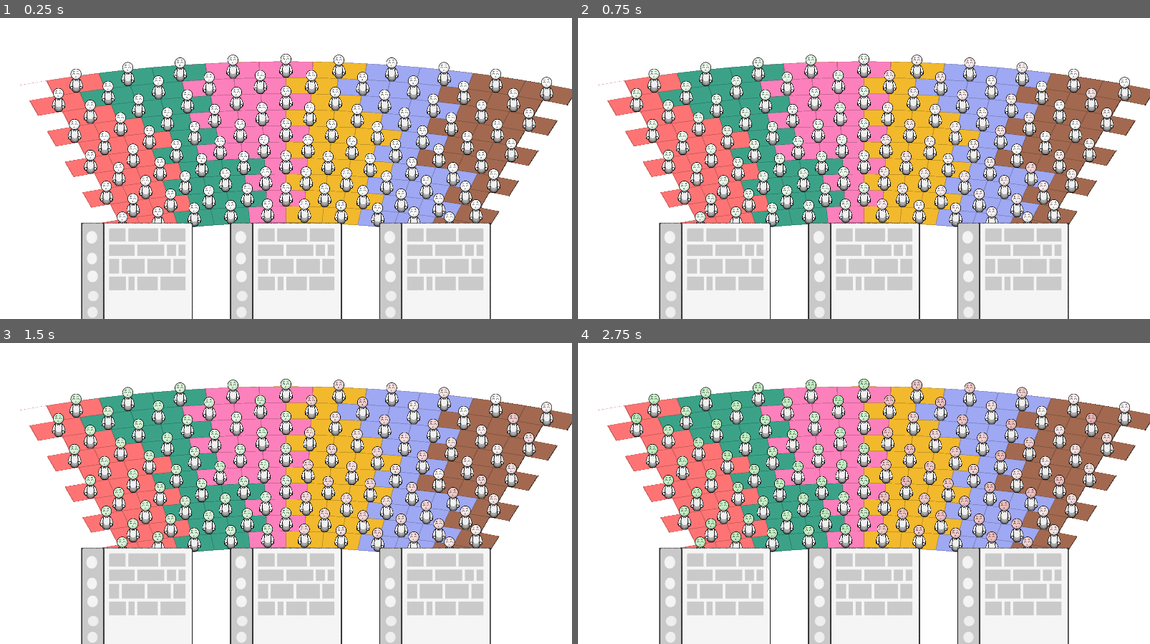
Above: before the commit, frames 1-4 (two rows, left to right).
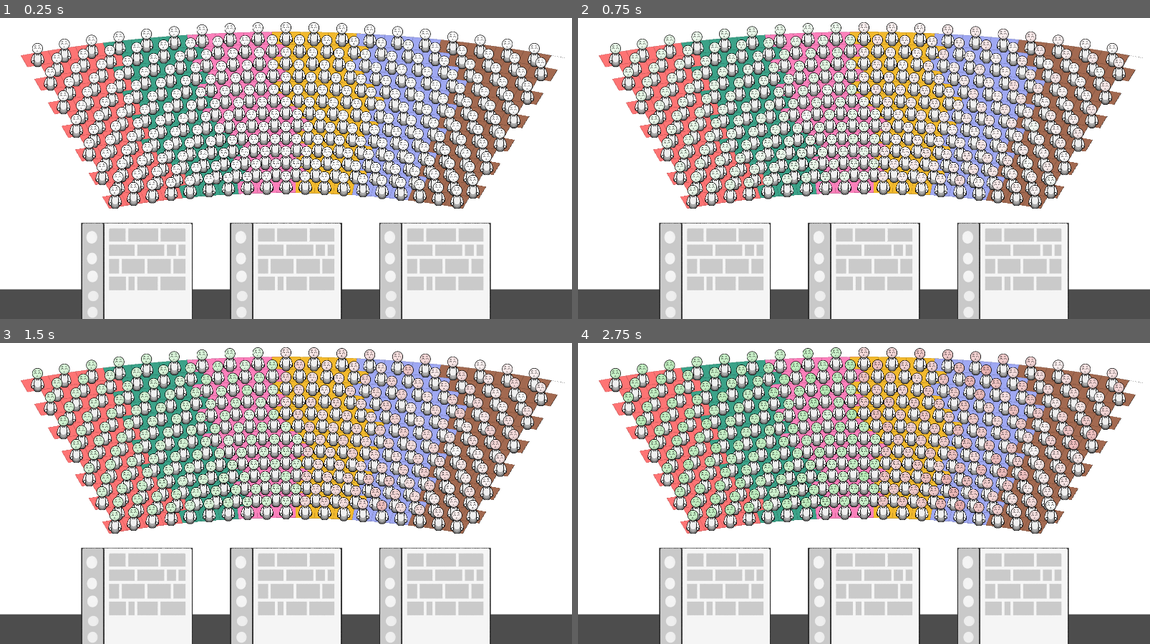
Above: after the commit, the same moments.

Repository: remimorvan/assemblee-nationale-simulator
Game: Godot game, scene res://scenes/game.tscn
The game is run twice, just before and just after one commit, with the same random seed, the same clock (stepped at 60 frames per second) and the same inputs.
Inputs (mouse positions are in pixels of both pictures, inside the frame that each line leads up to):
- Up to frame 1 (0.25 s): no input
- Up to frame 2 (0.75 s): tap Enter at 0.5 s; move the mouse to (715, 294) at 0.52 s; click (715, 294) at 0.67 s
- Up to frame 3 (1.5 s): tap Space at 1.25 s; move the mouse to (286, 619) at 1.27 s; click (286, 619) at 1.42 s
- Up to frame 4 (2.75 s): tap Enter at 2 s; move the mouse to (1012, 619) at 2.02 s; click (1012, 619) at 2.17 s

The runs differ from the first frame. In frame 1, 45% of the frame differs, in the area x 0-100%, y 1-100%; in frame 2, 46%; in frame 3, 48%; in frame 4, 48%.

Commit message:
bigger hemicycle

Diff:
--- a/assets/hemicycle/hemicycle.gdshader
+++ b/assets/hemicycle/hemicycle.gdshader
@@ -1,6 +1,6 @@
 shader_type canvas_item;
-const int WIDTH = 10;
-const int HEIGHT = 10;
+const int WIDTH = 19;
+const int HEIGHT = 13;
 const vec2 cycle_center = vec2(0.5,1.7);
 
 uniform vec3 color_values[WIDTH*HEIGHT];
@@ -35,14 +35,14 @@
 
 	if (projectedx>=0. && projectedy>=0. && projectedy<=1. && projectedx<=1.)
 	{
-		COLOR = vec4(color_values[celly+WIDTH*cellx],1.0);
+		COLOR = vec4(color_values[celly+HEIGHT*cellx],1.0);
 	}
 
 	if (projectedx>=-0.01/float(WIDTH) && projectedy>=-0.02/float(HEIGHT) &&
 		projectedy<=1.+0.01/float(WIDTH) && projectedx<=1.+0.02/float(HEIGHT) &&
 		(around_integer(projectedx*float(WIDTH),0.01) || around_integer(r*float(HEIGHT),0.02)))
 	{
-		COLOR = vec4((vec3(0.,0.,0.)+ 4.*color_values[celly+WIDTH*cellx])/5.,1.);
+		COLOR = vec4((vec3(0.,0.,0.)+ 4.*color_values[celly+HEIGHT*cellx])/5.,1.);
 	}
 }
 
--- a/scenes/game.tscn
+++ b/scenes/game.tscn
@@ -9,5 +9,6 @@
 [node name="Deck" parent="." instance=ExtResource("3_lnu2h")]
 
 [node name="Hemicycle" parent="." instance=ExtResource("2_yqjtg")]
+position = Vector2(0, -100)
 
 [node name="Player" parent="." instance=ExtResource("1_uwrxv")]
--- a/scripts/hemicycle.gd
+++ b/scripts/hemicycle.gd
@@ -2,8 +2,8 @@
 
 @export var mp_scene:PackedScene # Utile pour instancier des MP
 
-var width: int = 10
-var height: int = 10
+var width: int = 19
+var height: int = 13
 
 var party_colors: Array[Vector3] = [
 	Vector3(255., 116., 116.)/256.,
@@ -50,8 +50,8 @@
 
 # Crée et place le MP
 func new_mp(seat: int) -> int:	# returns number of the political party of mp
-	var x = seat%width
-	var y = seat/width
+	var x = seat%height
+	var y = seat/height
 
 	# Crée nouveau noeud MP
 	var mp = mp_scene.instantiate()
@@ -66,14 +66,17 @@
 	# ajoute le mp dans l'arbre. (nécessaire pour qu'il soit dans le jeu
 	add_child(mp)
 
+	mp.z_index = height-x;
+
 	var viewport_size: Vector2i = get_viewport().get_visible_rect().size
 	var center = Vector2(viewport_size)/2.
 
 	# modify position so that it is on a grid
 	if (x % 2 == 1):
-		mp.global_position = cell_to_uv(y+1, x+0.5)
+		mp.position = cell_to_uv(y+1, float(x)+0.5)
 	else:
-		mp.global_position = cell_to_uv(float(y) + 0.5, float(x) + 0.5)
+		mp.position = cell_to_uv(float(y) + 0.5, float(x) + 0.5)
+	#mp.position = cell_to_uv(float(y) + 0.5,float(x) + 0.5)
 	mp.scale.x = 0.7
 	mp.scale.y = 0.7
 
Not shown: 1 places in scenes/card.tscn that only renumber resources
Not shown: 1 places in scenes/mp.tscn that only renumber resources
